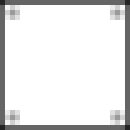
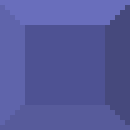
Layers edited between the first and the second (130, 130) image:
added layer "Pasted Layer" above "Layer" over [0, 0, 130, 130]
